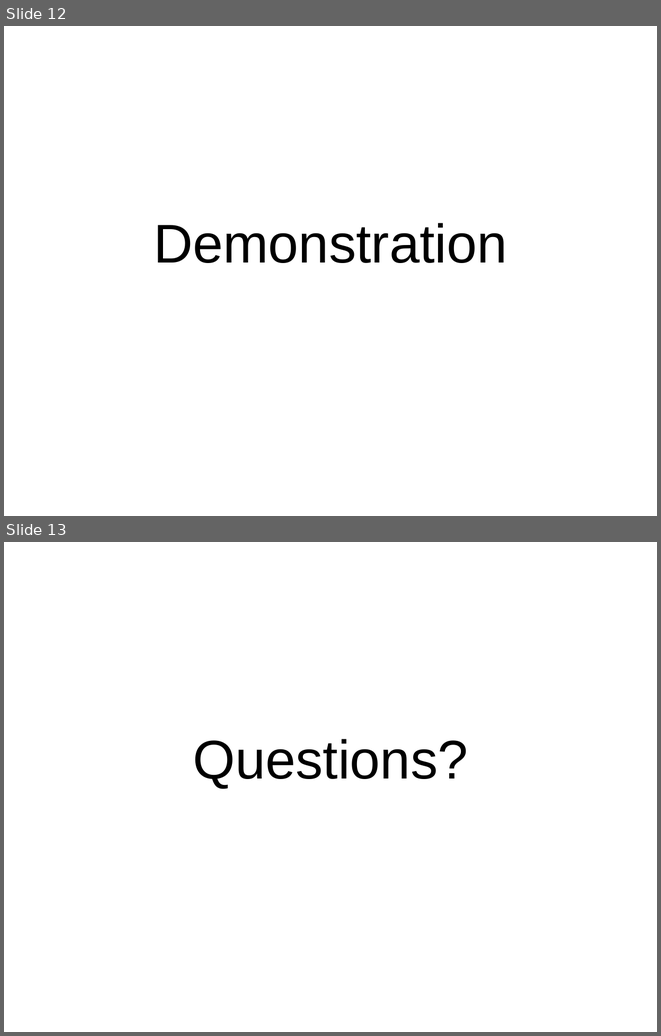
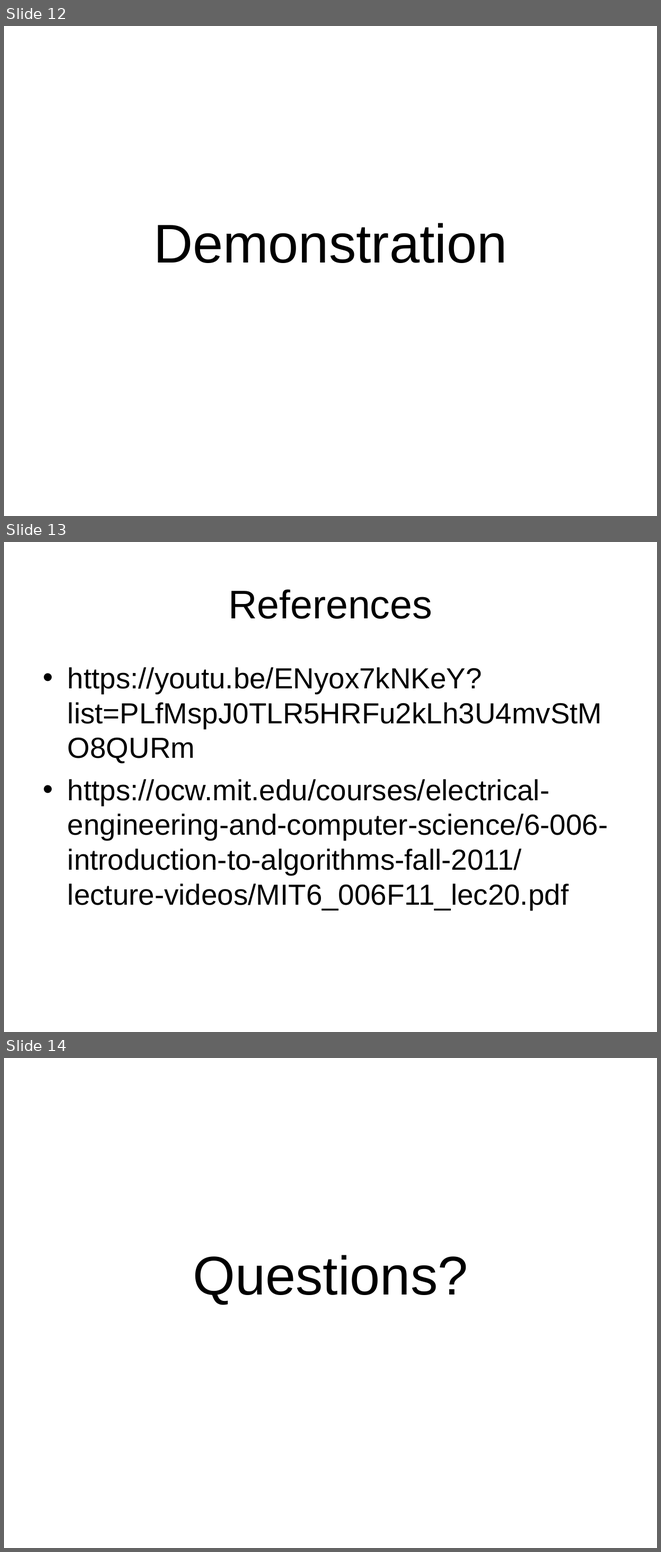
Before and after one commit to WillGrayMSU/Blackjack, a slide deck: Blackjack.ppt. Shown one above the other, each under a label of ours: slides 12 and 13 before the commit, slides 12, 13 and 14 after it. The pictures are 661x1036 and 661x1552 pixels, drawn with LibreOffice and Linux fonts; fonts in the diff are those of the drawing; background and template pictures are left out. Boxes give left, top, right and bottom in pixels: in the first picture for what was removed or moved away, otherwise in the second. Text is boxed around its words. In the diff, an @@ line names an element or a change of style, - is before the commit and + after.

Commit message:
Added References to Powerpoint

```diff
--- a/Blackjack.ppt
+++ b/Blackjack.ppt
@@ slide 13 added at (x1=4, y1=542, x2=657, y2=1032), background picture (left out) @@
@@ title added at (x1=228, y1=589, x2=432, y2=619), 44 pt, text #000000 @@
+References
@@ text added at (x1=68, y1=667, x2=608, y2=910), 32 pt, text #000000 @@
+• https://youtu.be/ENyox7kNKeY?list=PLfMspJ0TLR5HRFu2kLh3U4mvStMO8QURm
+• https://ocw.mit.edu/courses/electrical-engineering-and-computer-science/6-006-introduction-to-algorithms-fall-2011/lecture-videos/MIT6_006F11_lec20.pdf
@@ what was slide 13 is now slide 14 @@
```
